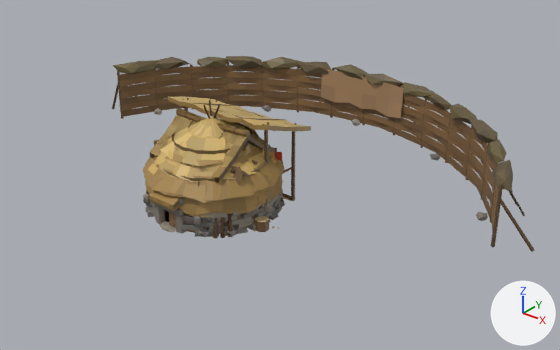
Renders of the glTF model src/assets/band.glb from each side of a commit.
Both versions are drawn from a camera (50 mm lens) standing at (2.76, -2.85, 2.09) and looking at (0.2, 0.34, 0.11). Arrows for +X, +Y and +Z are at lower right; the lights stay in place. The first picture is the older version.

In view in the first picture: 'bld__hut0', 'bld__hut0d', 'bld__hut0s', 'bld__hut1', 'bld__hut1d', 'bld__hut1s', 'bld__storehouse', 'bld__windbreak', 'bld__woodshed' and 4 more.
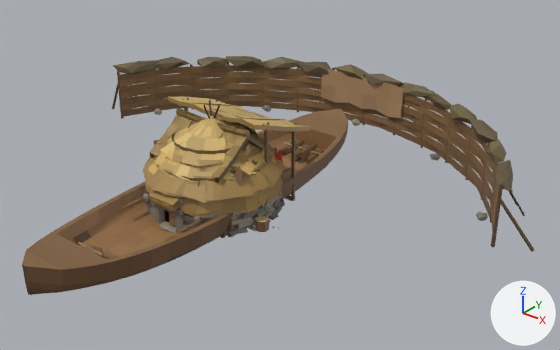
The change in detail:
Mesh me_boat__dugout is new.
It has 644 vertices, 1224 faces and spans x -0.32..0.32, y -1.25..1.25, z -0.07..0.2.
It uses material mat_defaultmaterial_018.
Object 'boat__dugout' (ob_boat__dugout) is new; it shows me_boat__dugout.
Its location is (0.0, 0.0, 0.0).

Pixel boxes [x1, y1, x2, y2] of what changed, in the pictures (560 x 350 px):
'boat__dugout', added (brown)
    after: [22, 109, 348, 295]
